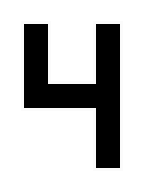
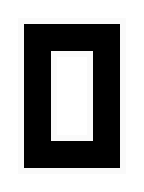
Before/after of a 144×192 layered artwork. What changed in the layer stack:
hid "Ebene 6" over (x1=24, y1=24, x2=96, y2=168)
showed "Ebene 2" over (x1=24, y1=24, x2=96, y2=168)
